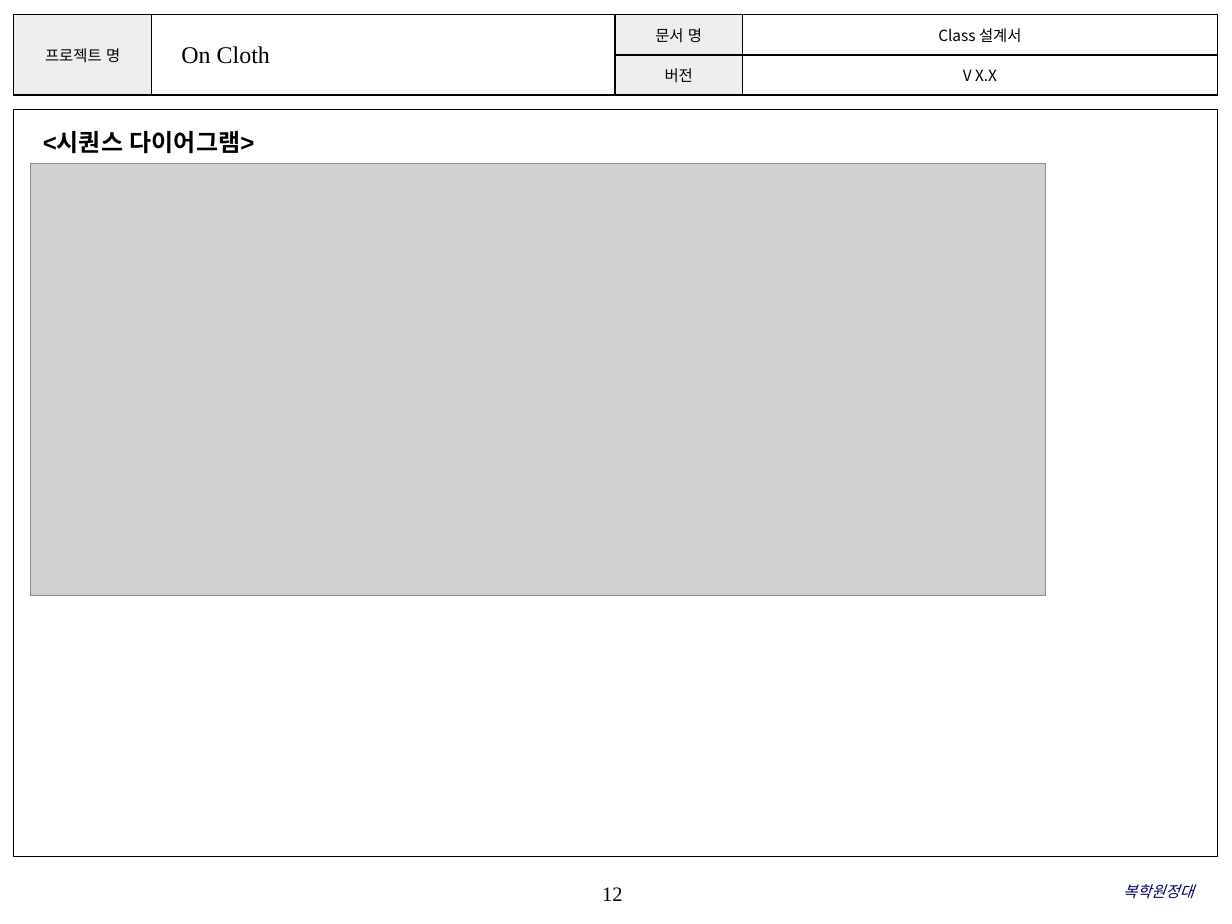
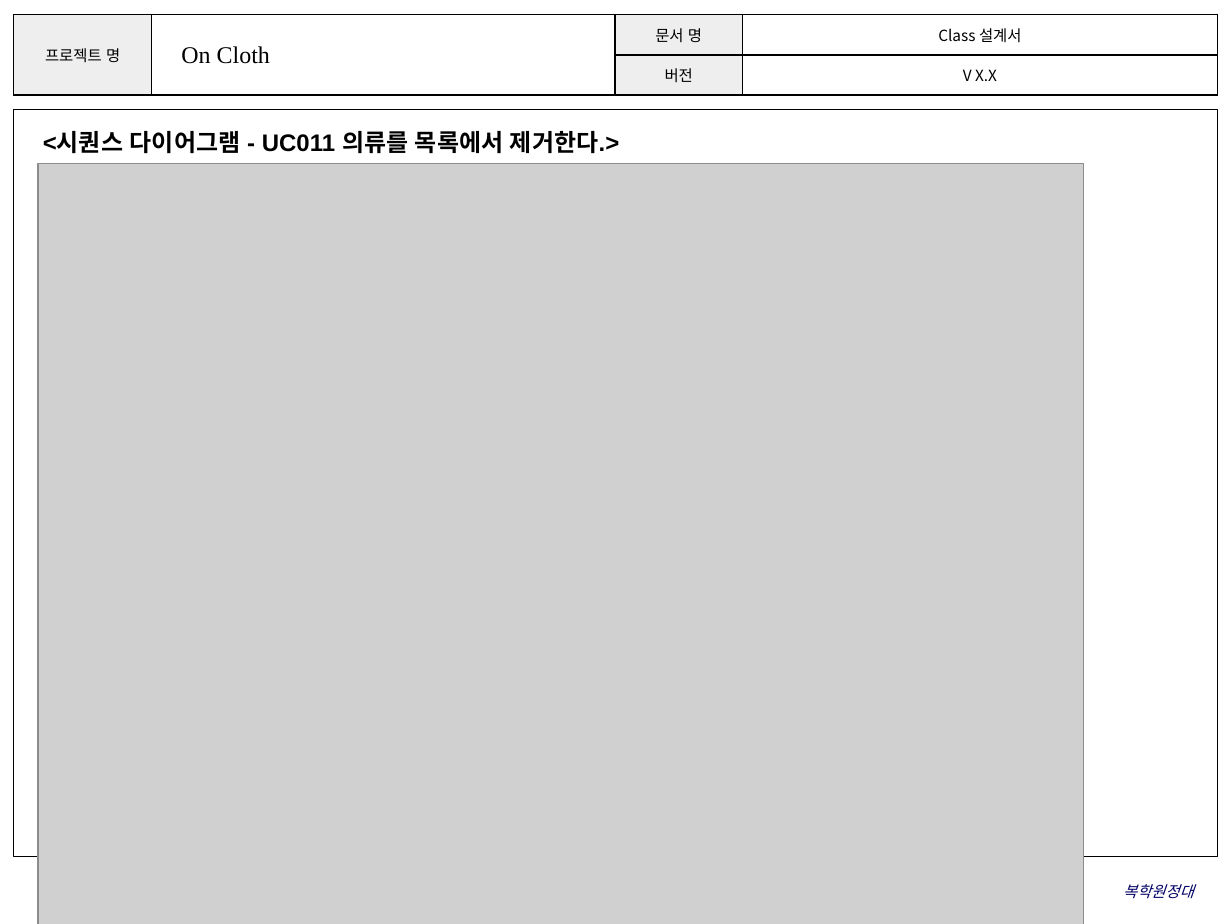
Before and after one commit to ParkSaeHyun/SoftwareEngineering, a slide deck: slide 13 of design/클래스다이어그램.pptx (slide 12 before the commit). Drawn at 1232x924 pixels with LibreOffice and Linux fonts; fonts in the diff are those of the drawing; grey boxes stand for pictures; background and template pictures are left out. Boxes give left, top, right and bottom in pixels: in the first picture for what was removed or moved away, otherwise in the second. Text is boxed around its words. In the diff, an @@ line names an element or a change of style, - is before the commit and + after.

Commit message:
요구사항명세서105수정 클래스다이어그램ppt 수정

```diff
--- a/design/클래스다이어그램.pptx
+++ b/design/클래스다이어그램.pptx
@@ text at [43, 131, 619, 153]: text changed @@
-<시퀀스 다이어그램>
+<시퀀스 다이어그램 - UC011 의류를 목록에서 제거한다.>
@@ picture: place and size @@
-picture at [31, 164, 1046, 596]
+picture at [38, 164, 1084, 924]
@@ page number removed at [602, 887, 622, 901] @@
-12
```
Also in this commit, not shown: 20 other slides changed, 1 slide added, 1 other file.
